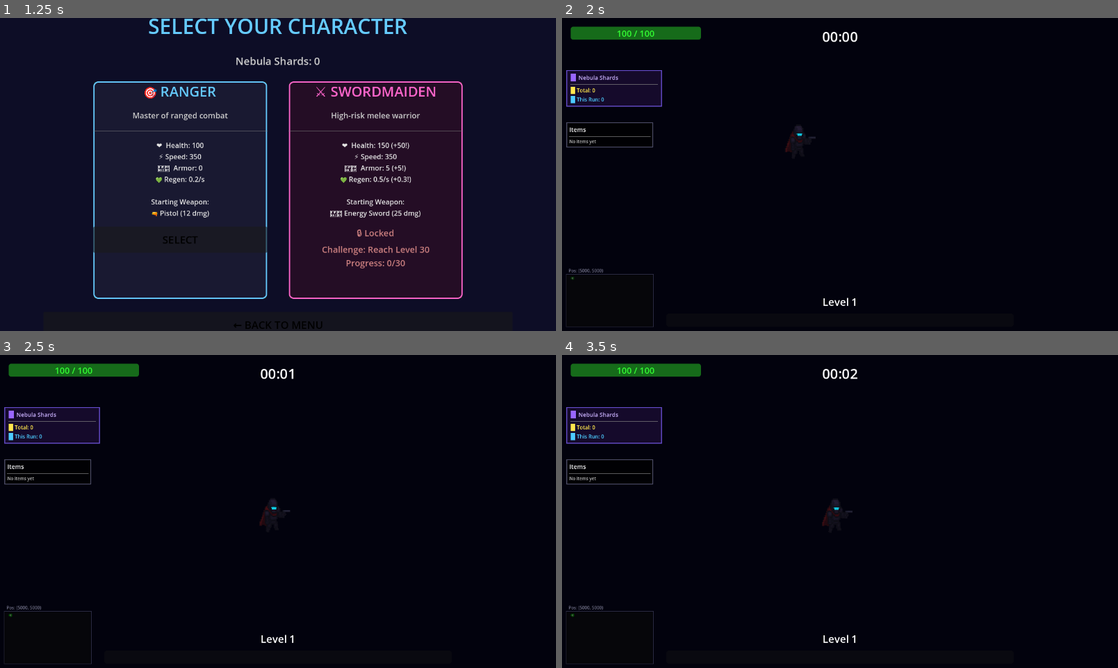
Above: before the commit, frames 1-4 (two rows, left to right).
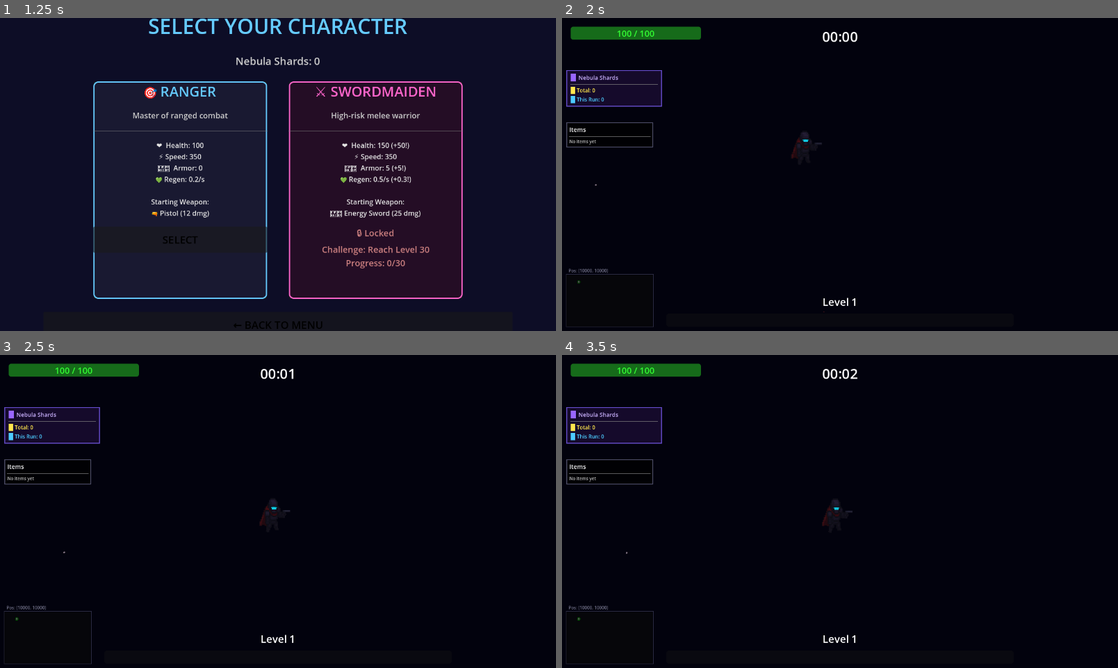
Above: after the commit, the same moments.

Repository: darkmage1000/Nebula-Revenant
Game: Godot game, scene res://MainMenu.tscn
Same seed, same stepped clock (60 frames per second), same inputs: the game is played once before the commit and once after it.
Inputs:
- Up to frame 1 (1.25 s): click "[ START MISSION ]" at 0.5 s
- Up to frame 2 (2 s): click "SELECT" at 1.25 s
- Up to frame 3 (2.5 s): tap Enter (ui_accept) at 2, 2.27 s; hold D (ui_right) from 2.03 s (still down)
- Up to frame 4 (3.5 s): tap Enter (ui_accept) at 2.75, 3.02 s; release D (ui_right) at 2.78 s; hold S (ui_down) from 2.78 s (still down)

Frame 1 is identical in both runs. In frame 2, 0.2% of the frame differs, in the area x 1-48%, y 34-94%; in frame 3, less than 0.1%; in frame 4, less than 0.1%.

Commit message:
Fix sword knockback crash and increase map size
FIXES:
1. Sword knockback crash
   - apply_knockback expects (knockback_amount: float, source_position: Vector2)
   - Was incorrectly passing (Vector2) as single argument
   - Now correctly passes (data.knockback, global_position)

2. Map boundary limitation
   - Increased map size from 5000x5000 to 10000x10000
   - Players can now explore much further

3. Character selection debugging
   - Removed redundant sprite-setting code from main_game.gd
   - set_character() already handles sprite changes
   - Added clear debug prints to track character selection
   - Added warning if set_character() fails

TESTING:
- Sword Maiden should now properly melee attack without crashing
- Map boundaries extended for more exploration
- Clear console logs show which character was selected

Diff:
--- a/main_game.gd
+++ b/main_game.gd
@@ -50,9 +50,9 @@
 const MAX_ENEMIES_ON_SCREEN = 300
 var current_enemy_count: int = 0
 
-# MAP SIZE
-const MAP_WIDTH = 5000
-const MAP_HEIGHT = 5000
+# MAP SIZE - Increased for more exploration space
+const MAP_WIDTH = 10000
+const MAP_HEIGHT = 10000
 
 func _ready() -> void:
 	print("=== MAIN GAME _ready() called ===")
@@ -61,21 +61,9 @@
 	# CRITICAL: Set player character BEFORE anything else
 	if player and player.has_method("set_character"):
 		player.set_character(selected_character)
-		print("✅ Player character set to: %s" % selected_character)
-
-		# Update sprite immediately
-		if player.has_node("Sprite2D"):
-			var sprite = player.get_node("Sprite2D")
-			if selected_character == "swordmaiden":
-				if ResourceLoader.exists("res://female hero.png"):
-					sprite.texture = load("res://female hero.png")
-					sprite.scale = Vector2(2, 2)  # Make it bigger
-					print("✅ Swordmaiden sprite loaded!")
-				else:
-					print("⚠️ female hero.png not found!")
-			else:
-				# Keep default ranger sprite
-				print("✅ Using default Ranger sprite")
+		print("✅ Main game: Character set to '%s'" % selected_character)
+	else:
+		print("⚠️ WARNING: Failed to set character! Player or set_character() not found")
 
 	if player and player.has_signal("health_depleted"):
 		player.health_depleted.connect(_on_player_death)
--- a/player.gd
+++ b/player.gd
@@ -338,8 +338,8 @@
 
 			# Apply knockback
 			if enemy.has_method("apply_knockback"):
-				var knockback_dir = (enemy.global_position - global_position).normalized()
-				enemy.apply_knockback(knockback_dir * data.knockback)
+				# apply_knockback expects (knockback_amount: float, source_position: Vector2)
+				enemy.apply_knockback(data.knockback, global_position)
 
 			hits += 1
 
